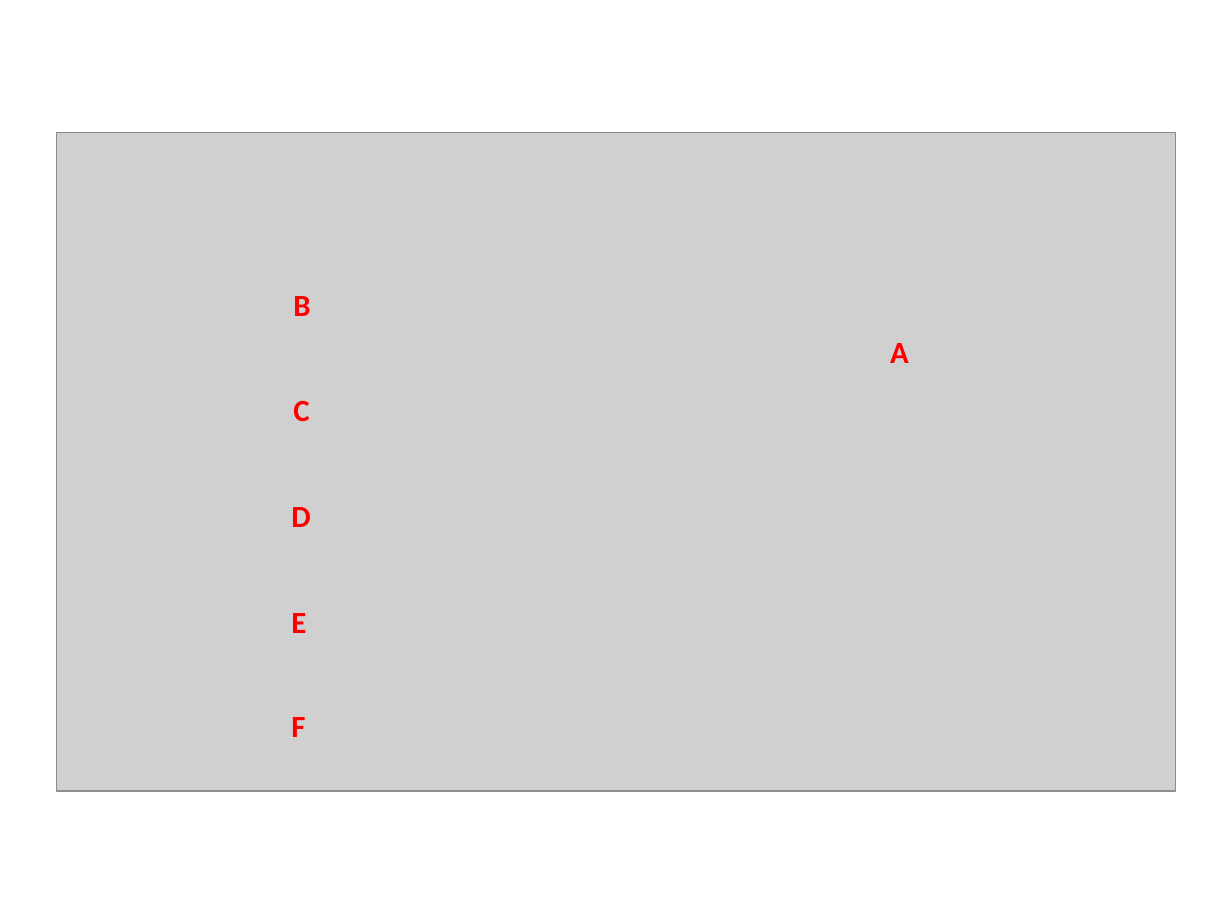
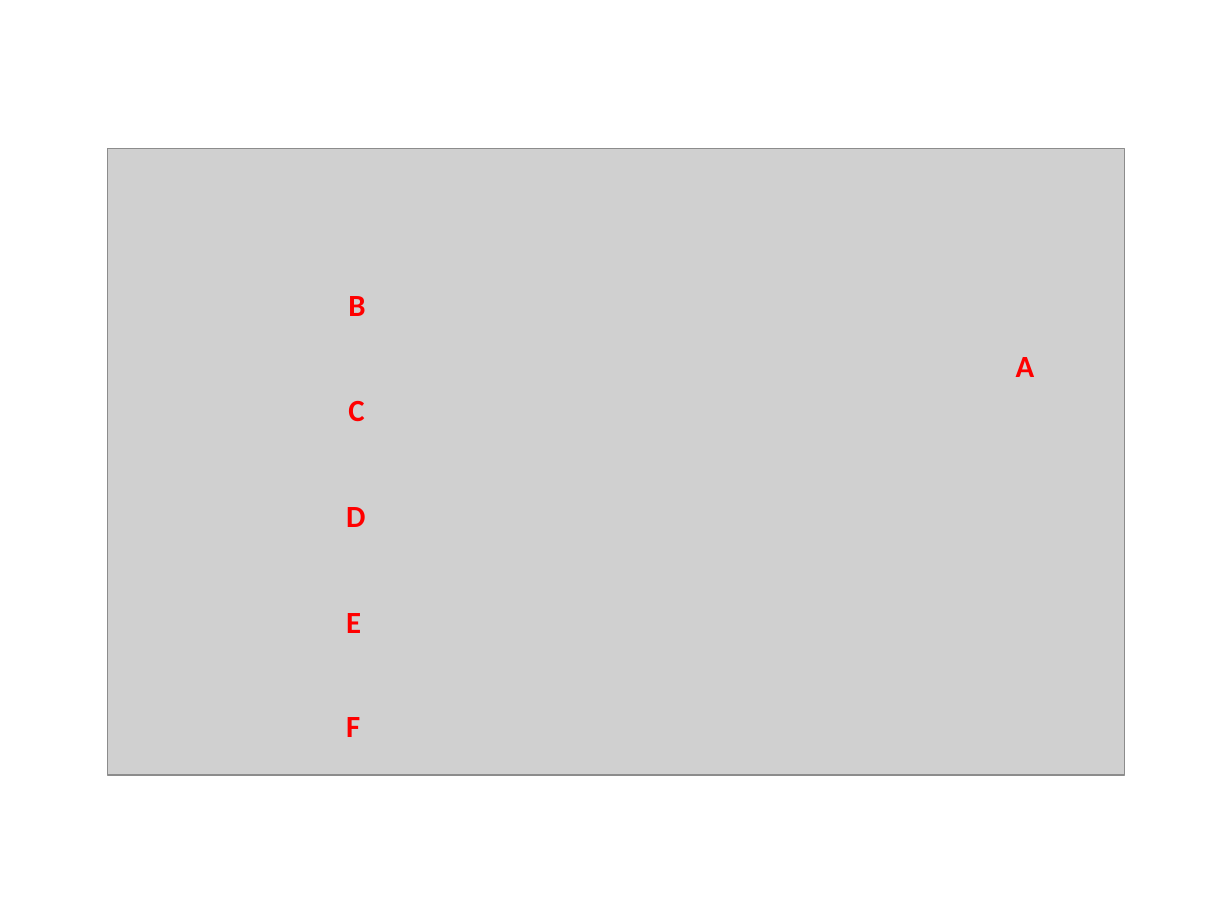
Before and after one commit to Jacob-Barhak/MIST, a slide deck: slide 1 of ImagePreperation.odp. Drawn at 1232x924 pixels with LibreOffice and Linux fonts; fonts in the diff are those of the drawing; grey boxes stand for pictures. Boxes give left, top, right and bottom in pixels: in the first picture for what was removed or moved away, otherwise in the second. Text is boxed around its words. In the diff, an @@ line names an element or a change of style, - is before the commit and + after.

```diff
--- a/ImagePreperation.odp
+++ b/ImagePreperation.odp
@@ picture: place and size @@
-picture at bbox=[57, 133, 1175, 791]
+picture at bbox=[108, 149, 1125, 775]
@@ text "A": place and size @@
-text "A" at bbox=[890, 343, 909, 363]
+text "A" at bbox=[1016, 357, 1035, 377]
@@ 5 texts: place and size @@
-5 texts at bbox=[291, 296, 310, 737]
+5 texts at bbox=[346, 296, 365, 737]
```
Also in this commit, not shown: 22 other files.
